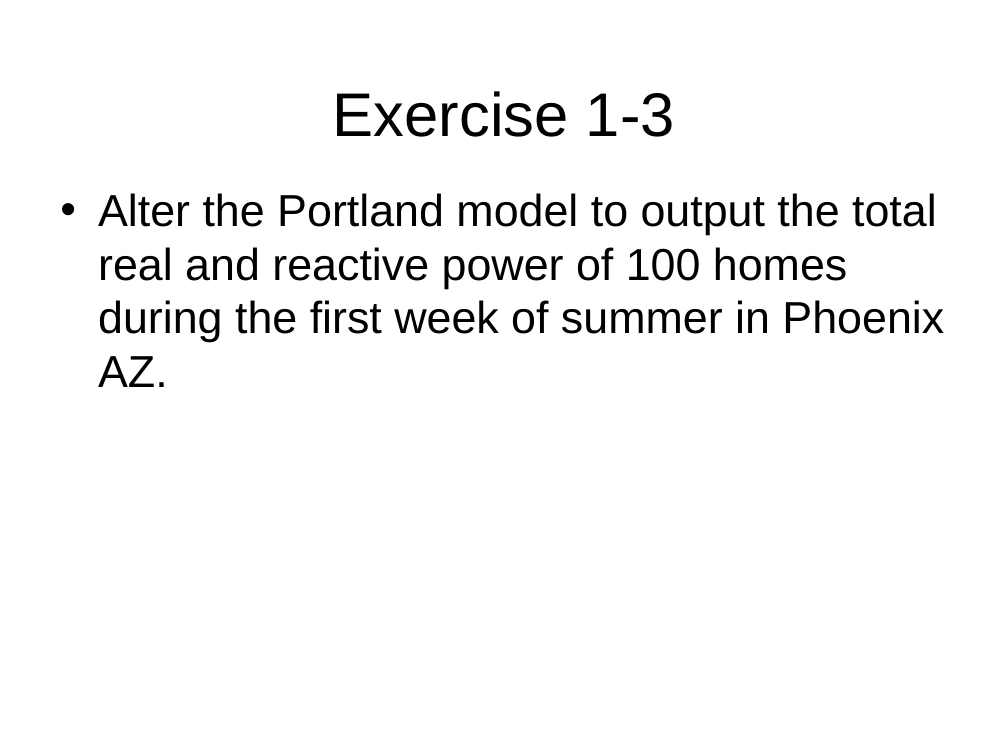
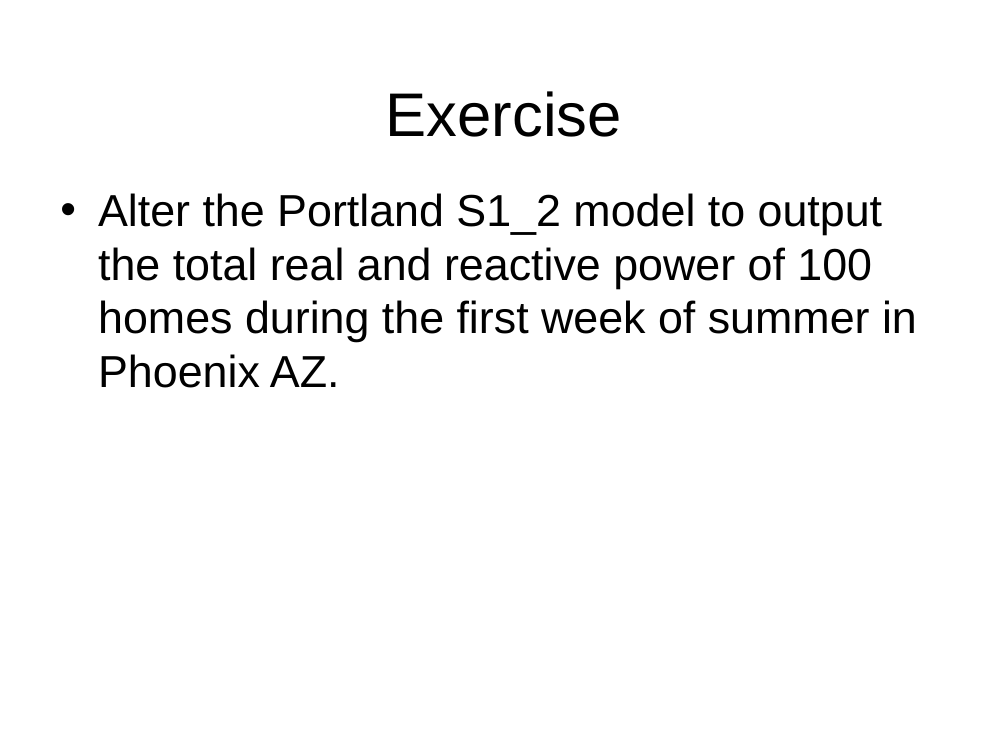
Before and after one commit to gridlab-d/course, a slide deck: slide 45 of Short/1 - Residential.ppt (slide 15 before the commit). Drawn at 1008x756 pixels with LibreOffice and Linux fonts; fonts in the diff are those of the drawing; background and template pictures are left out. Boxes give left, top, right and bottom in pixels: in the first picture for what was removed or moved away, otherwise in the second. Text is boxed around its words. In the diff, an @@ line names an element or a change of style, - is before the commit and + after.

```diff
--- a/Short/1 - Residential.ppt
+++ b/Short/1 - Residential.ppt
@@ title at [386, 91, 622, 137]: text changed @@
-Exercise 1-3
+Exercise
@@ text at [98, 193, 917, 388]: text changed @@
-• Alter the Portland model to output the total real and reactive power of 100 homes during the first week of summer in Phoenix AZ.
+• Alter the Portland S1_2 model to output the total real and reactive power of 100 homes during the first week of summer in Phoenix AZ.
```
Also in this commit, not shown: 9 other slides changed, 30 slides added, 6 other files.
